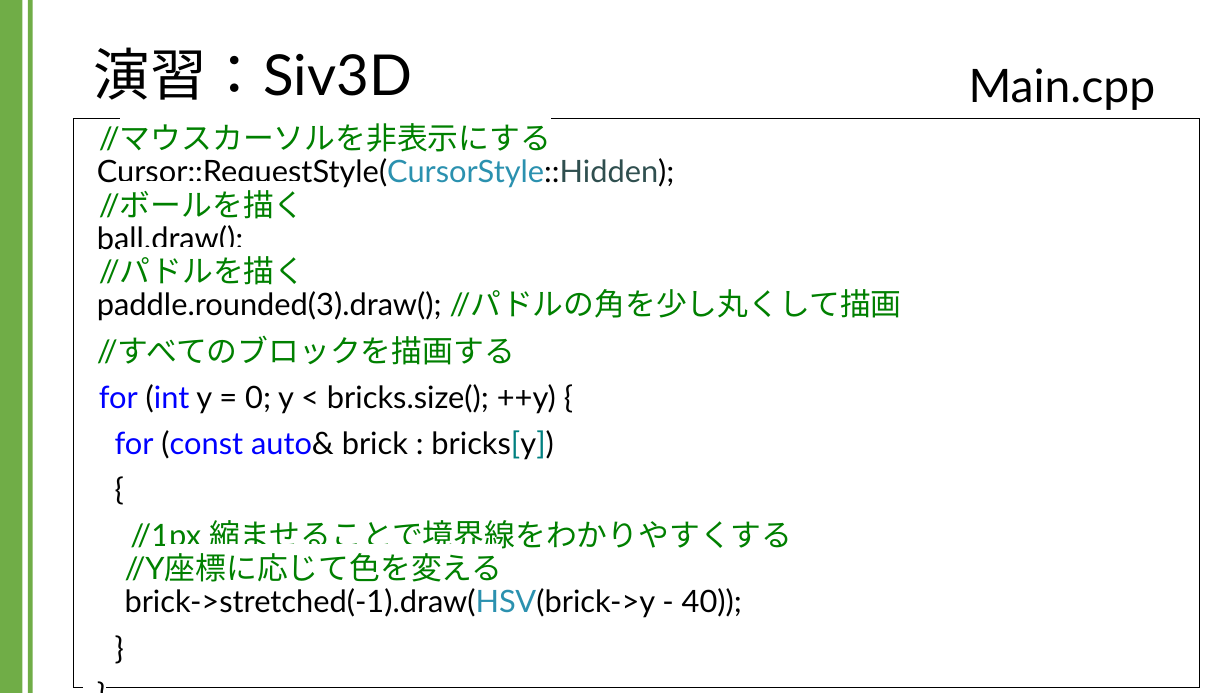
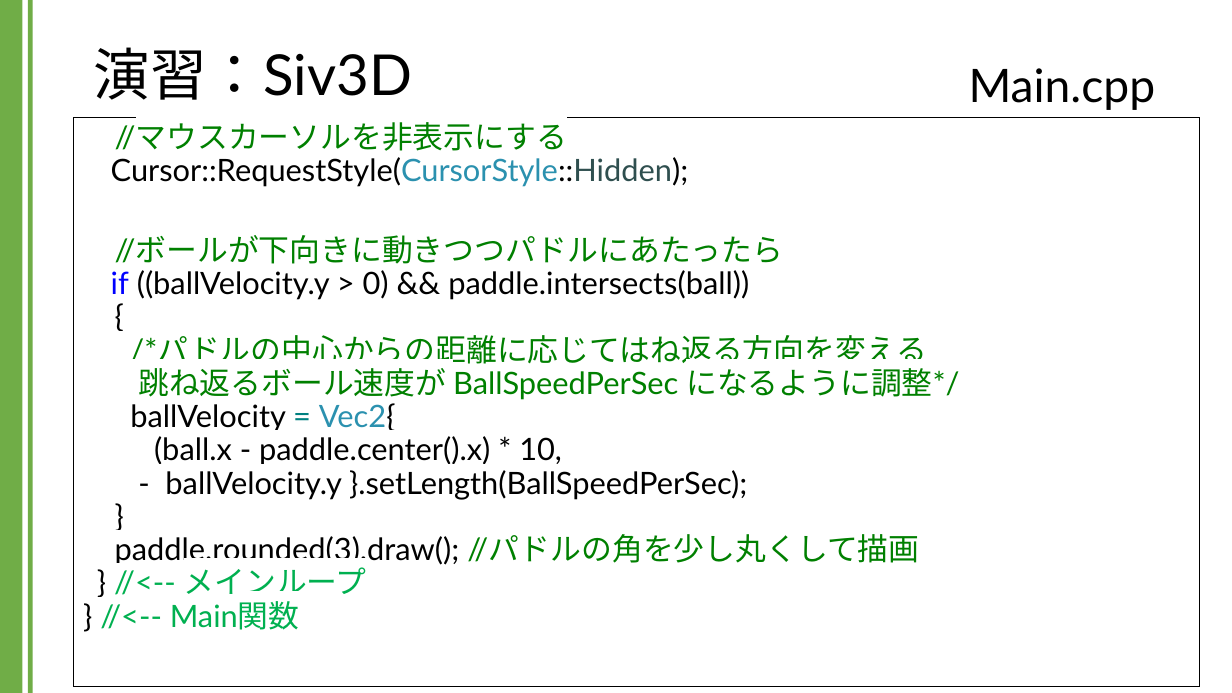
Before and after one commit to kic-murata/cpp2024, a slide deck: slide 26 of 授業資料/演習課題：Siv3D.pptx (slide 19 before the commit). Drawn at 1232x693 pixels with LibreOffice and Linux fonts; fonts in the diff are those of the drawing; background and template pictures are left out. Boxes give left, top, right and bottom in pixels: in the first picture for what was removed or moved away, otherwise in the second. Text is boxed around its words. In the diff, an @@ line names an element or a change of style, - is before the commit and + after.

Commit message:
20241220

```diff
--- a/授業資料/演習課題：Siv3D.pptx
+++ b/授業資料/演習課題：Siv3D.pptx
@@ text in rectangle at (111, 122, 959, 630): text changed @@
-//マウスカーソルを非表示にする
-Cursor::RequestStyle(CursorStyle::Hidden);
-//ボールを描く
-ball.draw();
-//パドルを描く
-paddle.rounded(3).draw(); //パドルの角を少し丸くして描画
-//すべてのブロックを描画する
-for (int y = 0; y < bricks.size(); ++y) {
-for (const auto& brick : bricks[y])
-{
-//1px 縮ませることで境界線をわかりやすくする
-//Y座標に応じて色を変える
-brick->stretched(-1).draw(HSV(brick->y - 40));
-}
-}
+//マウスカーソルを非表示にする
+Cursor::RequestStyle(CursorStyle::Hidden);
+//ボールが下向きに動きつつパドルにあたったら
+if ((ballVelocity.y > 0) && paddle.intersects(ball))
+{
+/*パドルの中心からの距離に応じてはね返る方向を変える
+跳ね返るボール速度が BallSpeedPerSec になるように調整*/
+ballVelocity = Vec2{
+(ball.x - paddle.center().x) * 10,
+- ballVelocity.y }.setLength(BallSpeedPerSec);
+}
+paddle.rounded(3).draw(); //パドルの角を少し丸くして描画
+} //<-- メインループ
+} //<-- Main関数
```
Also in this commit, not shown: 8 other slides changed, 6 slides added.
